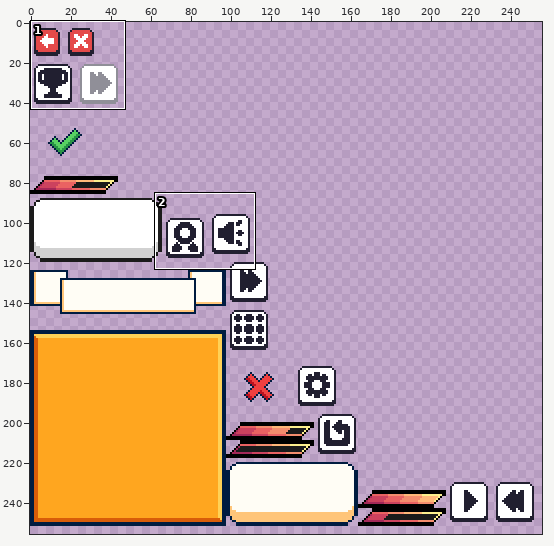
A sprite sheet gets an edit: assets/ui/skin.png. The picture above shows the old version from afar; the outline marks the close-up.
Close-up. Before:
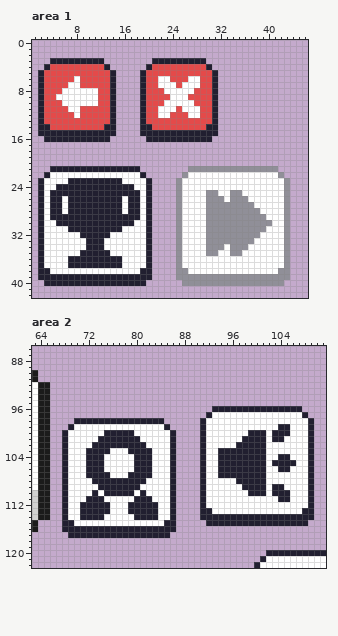
The file is 256x256 pixels. Colours within 5 levels of each other are drawn and written as one. Shown: area 1: x 1..46, y 0..42; area 2: x 63..111, y 86..122. The commit also changed other parts of the picture, which this record leaves out.
New version:
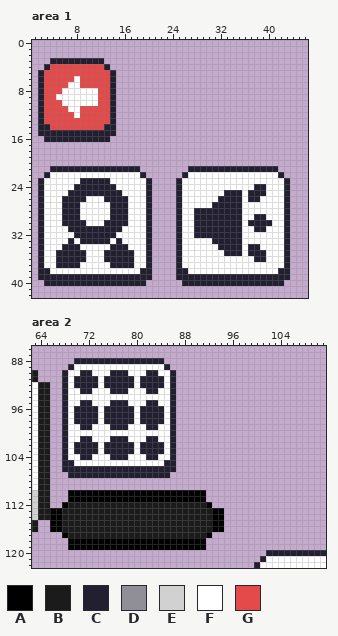
Palette (. is transparent): A #000000  B #1b1b1b  C #211f30  D #908f98  E #d1d1d1  F #ffffff  G #e44a4a
What changed:
Changed rows in their new state; - is an unchanged pixel.
Area 1:
first column x 19:
 3 --.........--
 4 -...........-
 5 .............
 6 .............
 7 .............
 8 .............
 9 .............
10 .............
11 .............
12 .............
13 .............
14 .............
15 .............
16 -...........-
first column x 4:
21 -----------------------CCCCCCCCCCCCCCC--
22 ----------------------C---------------C-
23 ---FF-----FF---------C-----------------C
24 -FFF-------FFF-------C------------CC---C
25 FFF---------FFF------C----FF-CCC-CCC---C
26 FFC---FFF---CFF------C----FFCCCCFCC----C
27 FFC--FFFFF--CFF------C----FCCCCCFF-----C
28 FFC--FFFFF--CFF------C--CCCCCCCCFFF----C
29 FF---FFFFF---FF------C--CCCCCCCCFFCC---C
30 -F----FFF----F-------C--CCCCCCCCFCCCC--C
31 ---------------------C--CCCCCCCCFFCC---C
32 ----C-----C----------C--CCCCCCCCFFF----C
33 ---C-C---C-C---------C----FCCCCCFF-----C
34 --CCC-FFF-CCC--------C----FFCCCCFCC----C
35 -CCCC-FFF-CCCC-------C----FF-CCC-CCC---C
36 -CC---FFF---CC-------C------------CC---C
37 -CC--FFFFF--CC-------C-----------------C
38 ---------------------CC---------------CC
39 ---------------------CCCCCCCCCCCCCCCCCCC
40 ----------------------CCCCCCCCCCCCCCCCC-
Area 2:
first column x 66:
 88 ----CCCCCCCCCCCCCCC-------------------------
 89 ---CFFFFFFFFFFFFFFFC------------------------
 90 --CFFCCFFFCCCFFFCCFFC-----------------------
 91 --CFCCCCFCCCCCFCCCCFC-----------------------
 92 --CFCCCCFCCCCCFCCCCFC-----------------------
 93 --CFFCCFFFCCCFFFCCFFC-----------------------
 94 --CFFFFFFFFFFFFFFFFFC-----------------------
 95 --CFFCCFFFCCCFFFCCFFC-----------------------
 96 --CFCCCCFCCCCCFCCCCFC------...............--
 97 --CFCCCCFCCCCCFCCCCFC-----.................-
 98 --CF----F-----F----FC----...................
 99 --CF-CC---CCC---CC-FC----...................
100 ---------FFFFF-----------...................
101 -----CC-FF---FF-CC-------...................
102 ----CCC-F-----F-CCC------...................
103 ----CC--F-CCC-F--CC------...................
104 -----C-FF-CCC-FF-C-------...................
105 ---C--FFF-----FFF--C-----...................
106 ---CCC---CCCCC---CCC-----...................
107 --.CCC----CCC----CCC.----...................
108 --...................----...................
109 --...................----...................
110 --.AAAAAAAAAAAAAAAAAAAAAAA..................
111 --.AAAAAAAAAAAAAAAAAAAAAAA..................
112 --ABBBBBBBBBBBBBBBBBBBBBBBA.................
113 AABBBBBBBBBBBBBBBBBBBBBBBBBAA...............
114 AABBBBBBBBBBBBBBBBBBBBBBBBBAA...............
115 AABBBBBBBBBBBBBBBBBBBBBBBBBAA..............-
116 AABBBBBBBBBBBBBBBBBBBBBBBBBAA---------------
117 --ABBBBBBBBBBBBBBBBBBBBBBBA-----------------
118 ---AAAAAAAAAAAAAAAAAAAAAAA------------------
119 ---AAAAAAAAAAAAAAAAAAAAAAA------------------
Where, in picture pixels (left, top, right, bottom), the same in both close-ups:
erased: (140, 58, 218, 142)
changed: (176, 166, 290, 286)
changed: (50, 178, 140, 268)
changed: (50, 358, 314, 550)
